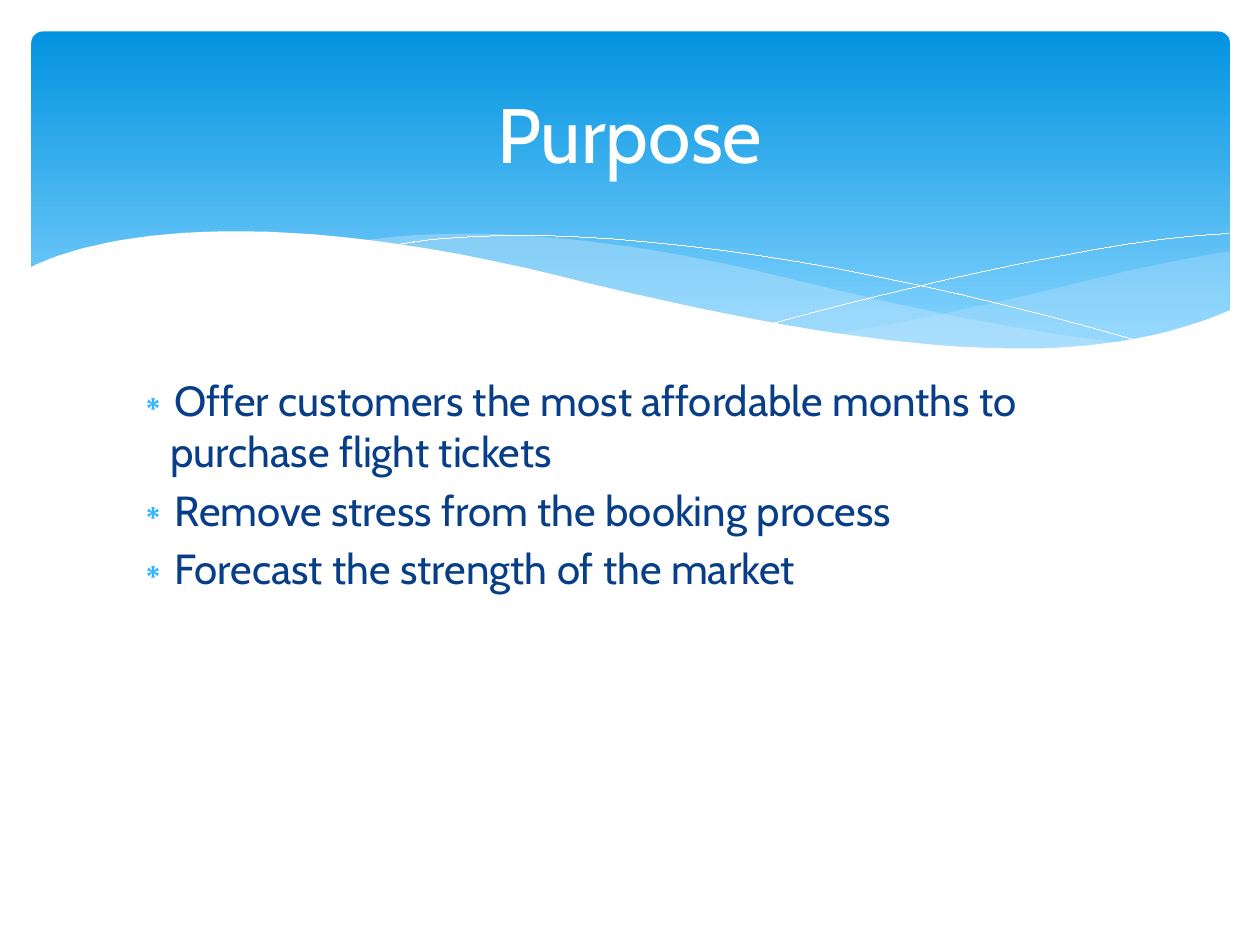
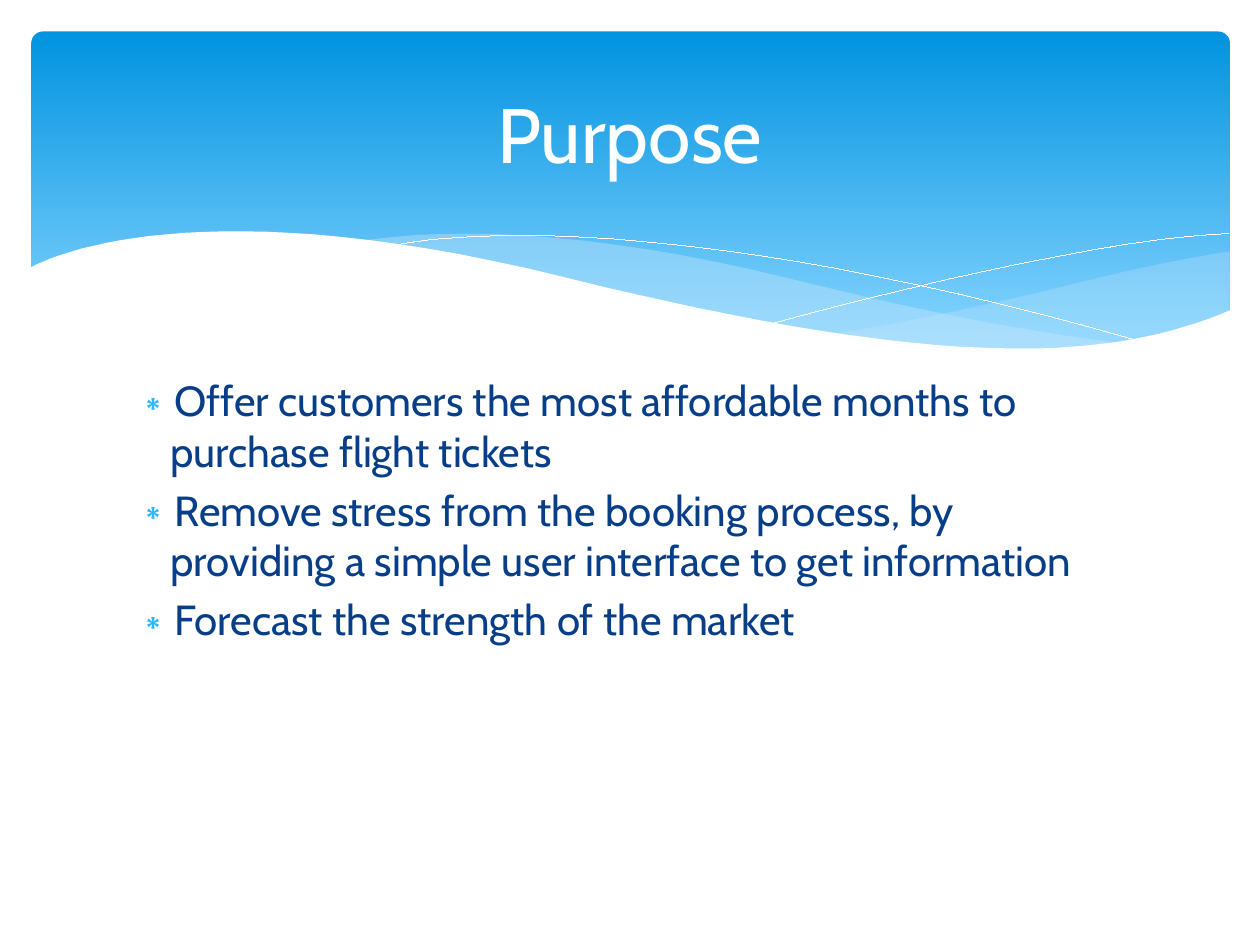
Before and after one commit to jey036/Your-Worst-Nightmare-Segfault, a slide deck: slide 3 of Skyfault.pptx (slide 2 before the commit). Drawn at 1260x945 pixels with LibreOffice and Linux fonts; fonts in the diff are those of the drawing. Boxes give left, top, right and bottom in pixels: in the first picture for what was removed or moved away, otherwise in the second. Text is boxed around its words. In the diff, an @@ line names an element or a change of style, - is before the commit and + after.

Commit message:
BC: edited presentation

```diff
--- a/Skyfault.pptx
+++ b/Skyfault.pptx
@@ text at [171, 494, 1071, 586]: text changed @@
-∗ Remove stress from the booking process
+∗ Remove stress from the booking process, by providing a simple user interface to get information
```
Also in this commit, not shown: 3 other slides changed, 1 slide added.
